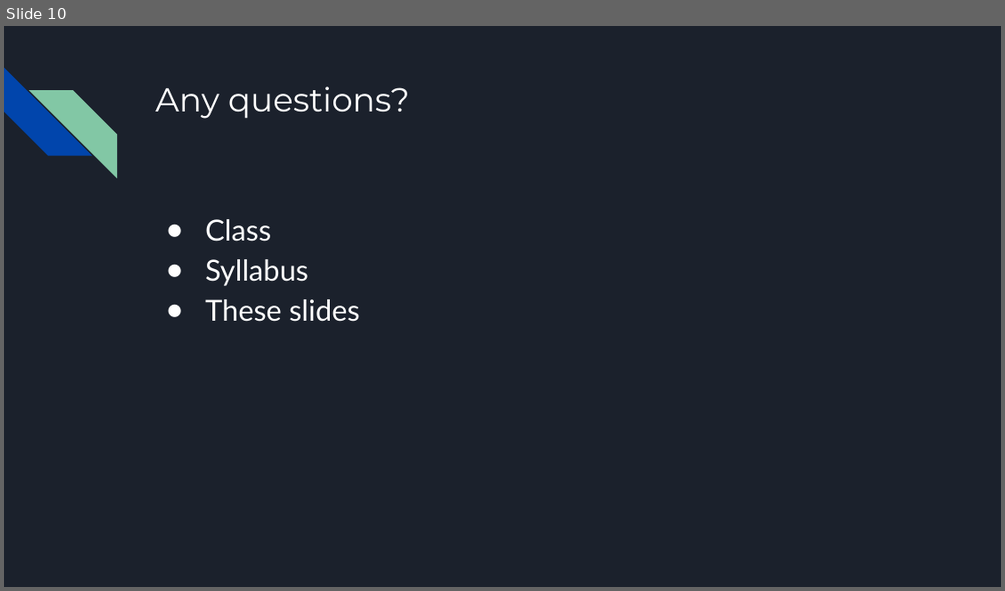
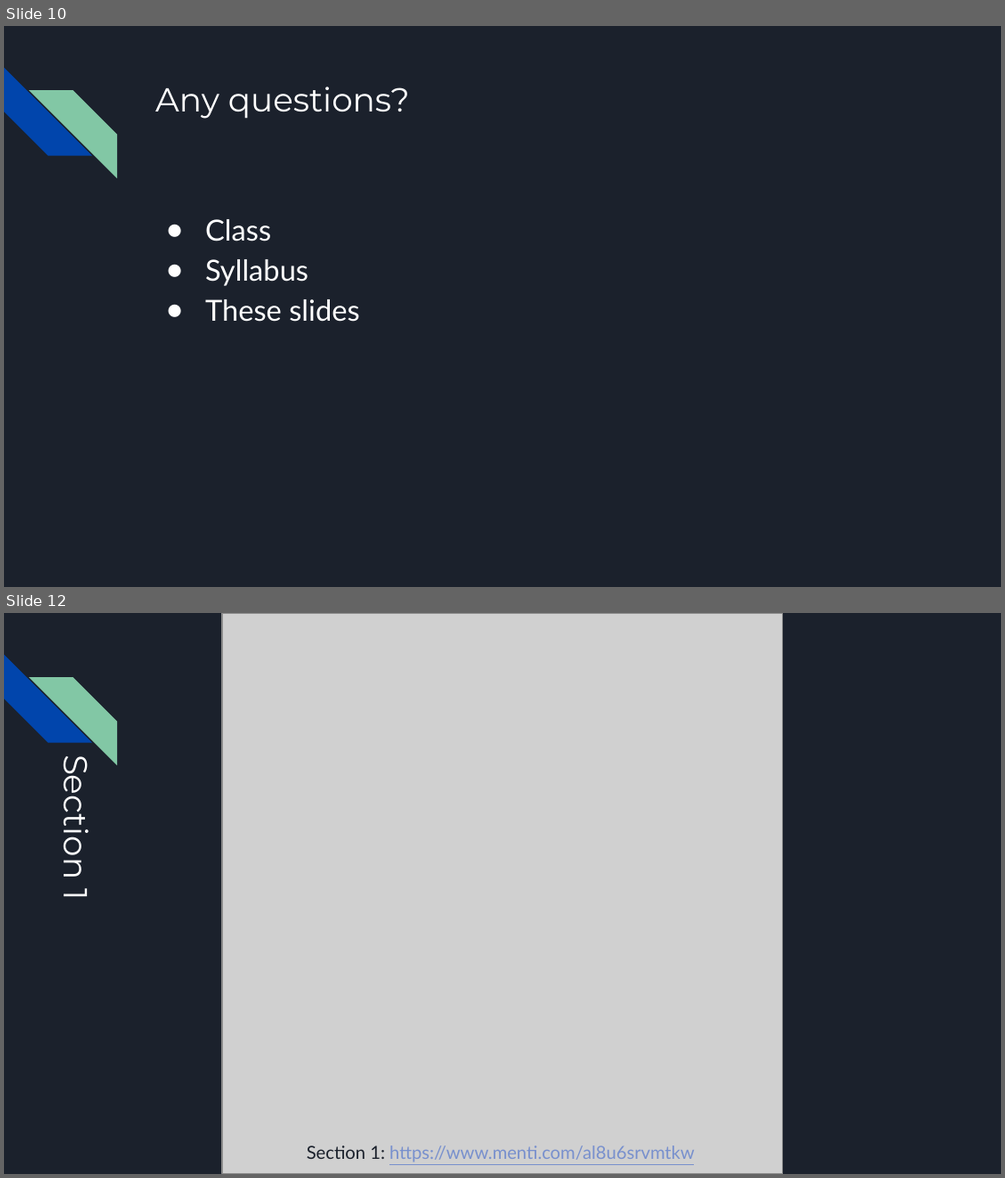
Before and after one commit to ncp38/cs142-s25, a slide deck: lectures/intro/CS142Intro1Slides.pptx. Shown one above the other, each under a label of ours: slide 10 before the commit, slides 10 and 12 after it; the slides between them are not shown. The pictures are 1005x591 and 1005x1178 pixels, drawn with LibreOffice and Linux fonts; fonts in the diff are those of the drawing; grey boxes stand for pictures. Boxes give left, top, right and bottom in pixels: in the first picture for what was removed or moved away, otherwise in the second. Text is boxed around its words. In the diff, an @@ line names an element or a change of style, - is before the commit and + after.

```diff
--- a/lectures/intro/CS142Intro1Slides.pptx
+++ b/lectures/intro/CS142Intro1Slides.pptx
@@ slide 12 added at <box>4,613,1001,1174</box>, background #1B212C; not listed: 2 template elements that a slide beside it also shows @@
@@ picture added at <box>222,613,783,1173</box> @@
@@ title added at <box>55,767,101,897</box>, 24 pt, text #FFFFFF @@
+Section 1
@@ text added at <box>307,1145,695,1162</box>, 13 pt, text #7890CD, underline @@
+Section 1: https://www.menti.com/al8u6srvmtkw
```
Also in this commit, not shown: 3 slides changed, 2 other slides added, 1 slide removed, 6 other files.
